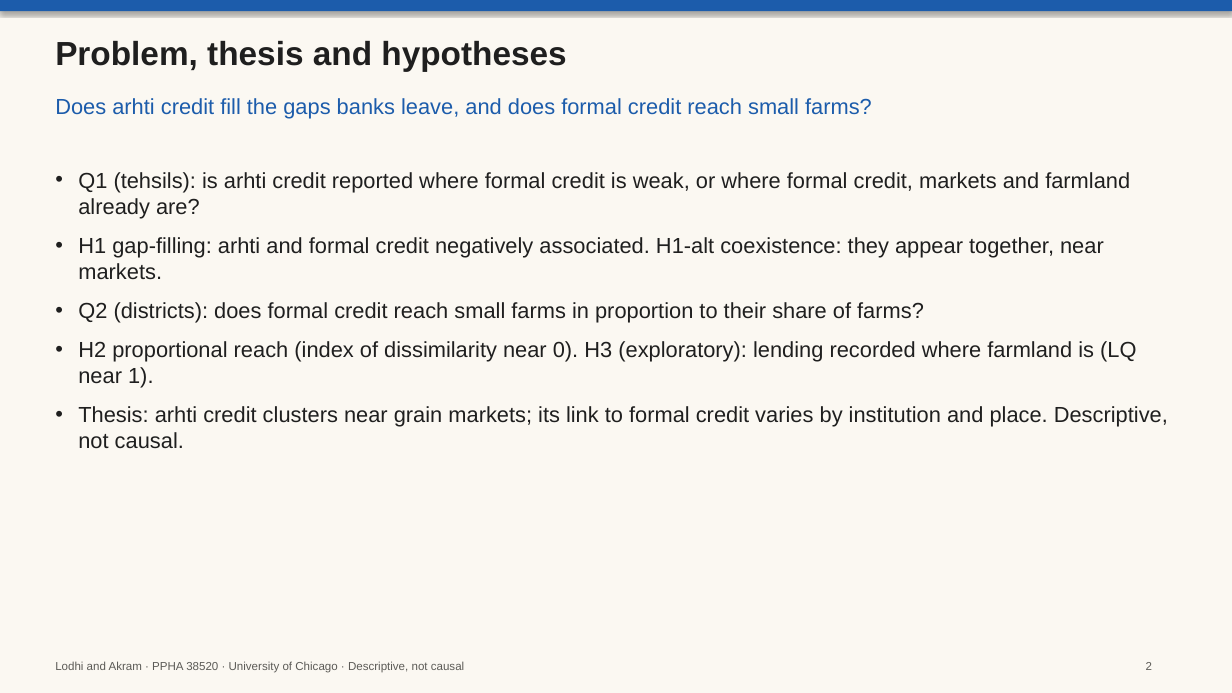
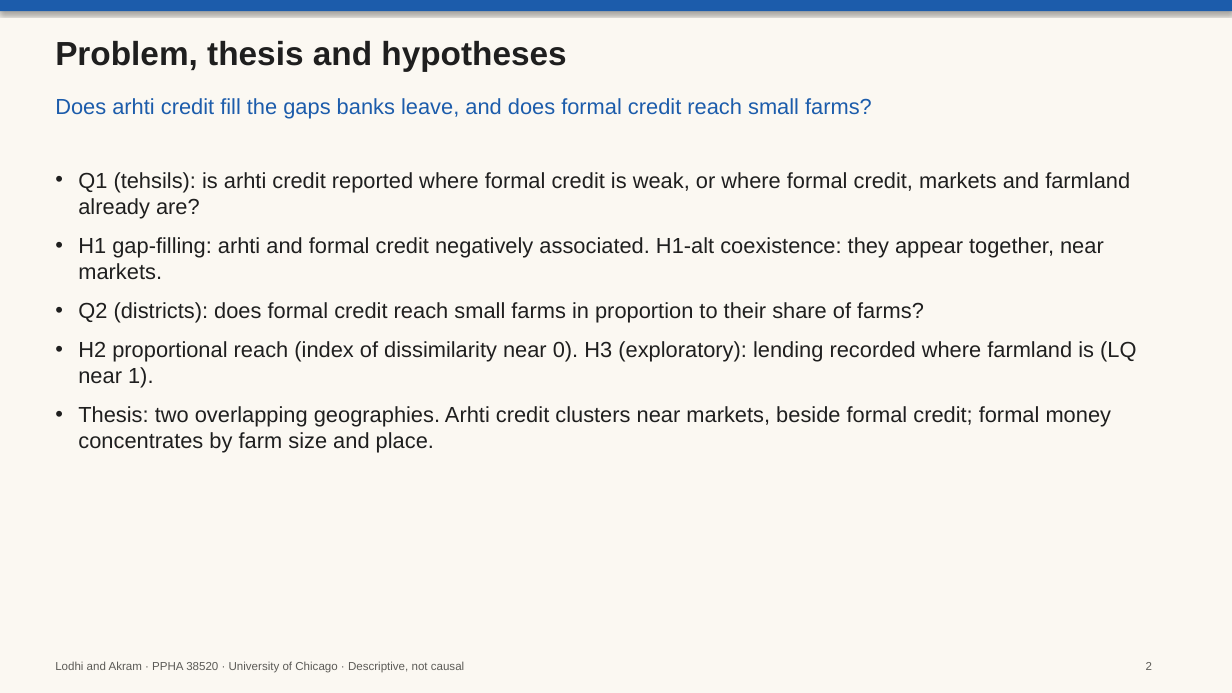
Before and after one commit to ahmedrazakhanlodhi/arhti-project, a slide deck: slide 2 of outputs/slides/arhti_slides.pptx. Drawn at 1232x693 pixels with LibreOffice and Linux fonts; fonts in the diff are those of the drawing. Boxes give left, top, right and bottom in pixels: in the first picture for what was removed or moved away, otherwise in the second. Text is boxed around its words. In the diff, an @@ line names an element or a change of style, - is before the commit and + after.

```diff
--- a/outputs/slides/arhti_slides.pptx
+++ b/outputs/slides/arhti_slides.pptx
@@ text at box(78, 406, 1112, 453): text changed @@
-• Thesis: arhti credit clusters near grain markets; its link to formal credit varies by institution and place. Descriptive, not causal.
+• Thesis: two overlapping geographies. Arhti credit clusters near markets, beside formal credit; formal money concentrates by farm size and place.
```
Also in this commit, not shown: 6 other slides changed, 11 other files.
